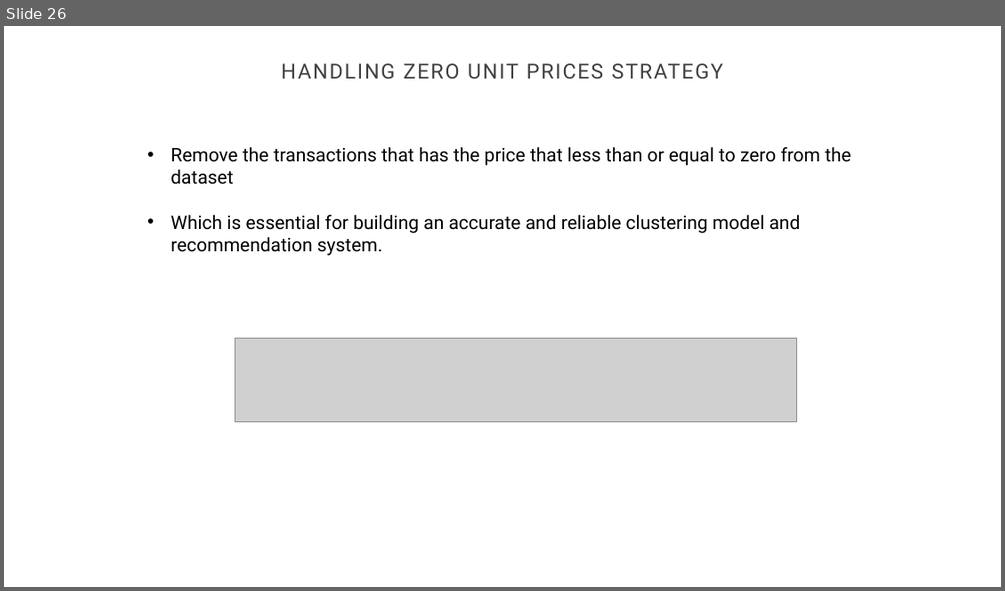
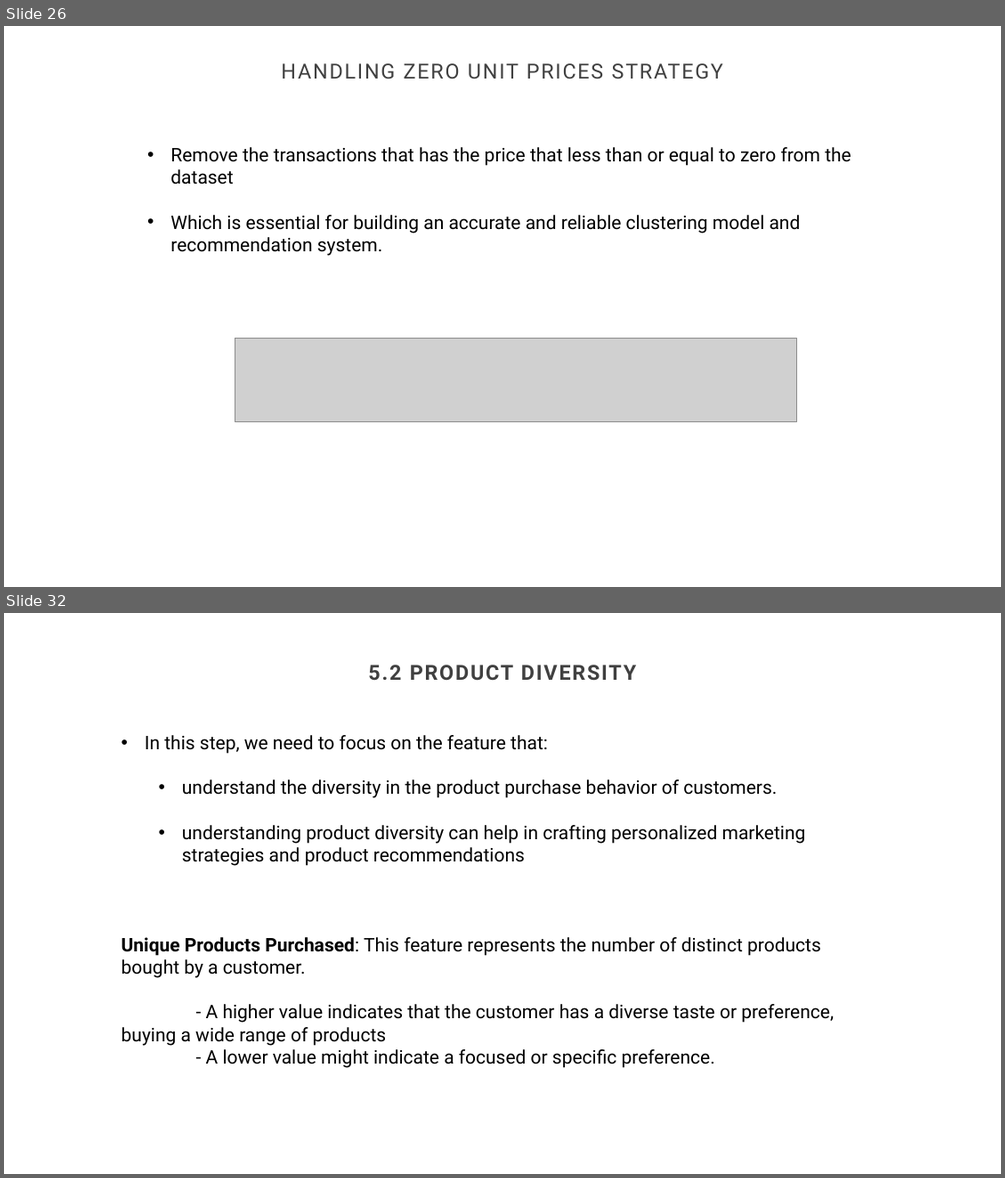
Before and after one commit to GaoWeiChang/Ecommerce_Product_Recommendation_System, a slide deck: CUSTOMER PRODUCT RECOMMENDATION SYSTEM.pptx. Shown one above the other, each under a label of ours: slide 26 before the commit, slides 26 and 32 after it; the slides between them are not shown. The pictures are 1005x591 and 1005x1178 pixels, drawn with LibreOffice and Linux fonts; fonts in the diff are those of the drawing; grey boxes stand for pictures; background and template pictures are left out. Boxes give left, top, right and bottom in pixels: in the first picture for what was removed or moved away, otherwise in the second. Text is boxed around its words. In the diff, an @@ line names an element or a change of style, - is before the commit and + after.

```diff
--- a/CUSTOMER PRODUCT RECOMMENDATION SYSTEM.pptx
+++ b/CUSTOMER PRODUCT RECOMMENDATION SYSTEM.pptx
@@ slide 32 added at (x1=4, y1=613, x2=1001, y2=1174), background #FFFFFF @@
@@ title added at (x1=368, y1=665, x2=636, y2=680), 20 pt, text #404040, bold @@
+5.2 PRODUCT DIVERSITY
@@ text added at (x1=121, y1=735, x2=833, y2=1068), 18 pt, text #000000 @@
+• In this step, we need to focus on the feature that:
+  • understand the diversity in the product purchase behavior of customers.
+  • understanding product diversity can help in crafting personalized marketing strategies and product recommendations
+Unique Products Purchased: This feature represents the number of distinct products bought by a customer.
+- A higher value indicates that the customer has a diverse taste or preference, buying a wide range of products
+- A lower value might indicate a focused or specific preference.
```
Also in this commit, not shown: 22 other slides added, 1 other file.
